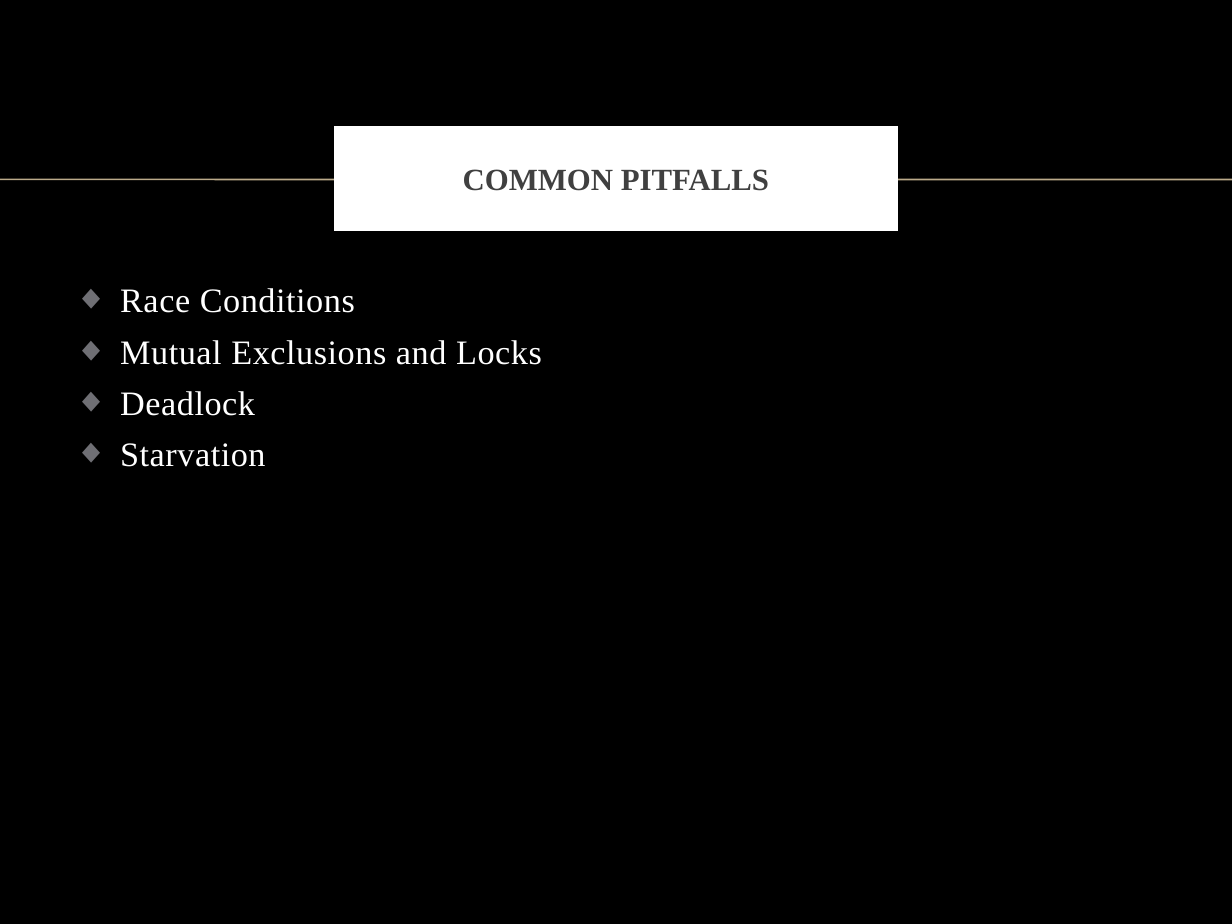
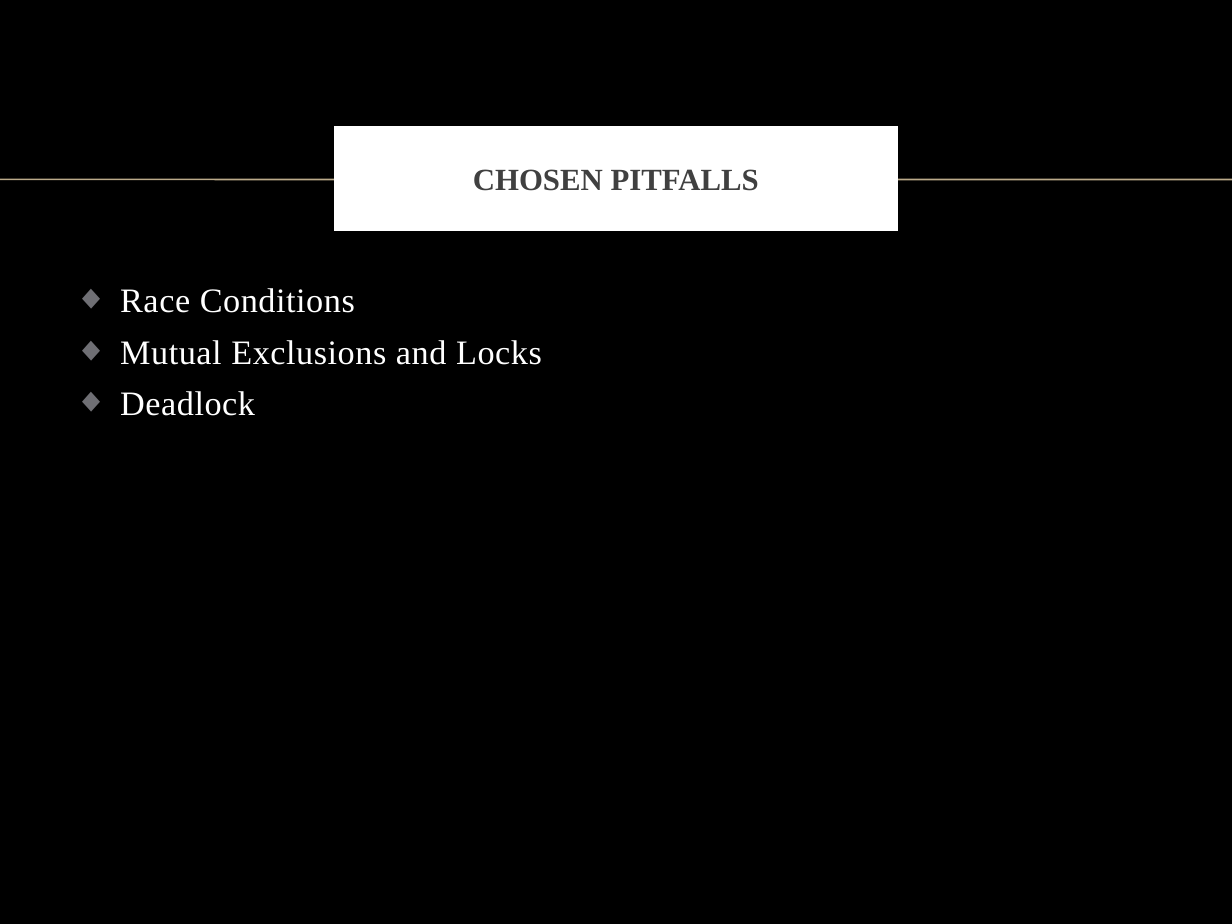
Before and after one commit to vong-srey/Paravantage, a slide deck: slide 7 of Presentation.pptx (slide 4 before the commit). Drawn at 1232x924 pixels with LibreOffice and Linux fonts; fonts in the diff are those of the drawing; background and template pictures are left out. Boxes give left, top, right and bottom in pixels: in the first picture for what was removed or moved away, otherwise in the second. Text is boxed around its words. In the diff, an @@ line names an element or a change of style, - is before the commit and + after.

Commit message:
modified presentation slide

```diff
--- a/Presentation.pptx
+++ b/Presentation.pptx
@@ title at box(473, 169, 759, 191): text changed @@
-COMMON PITFALLS
+CHOSEN PITFALLS
@@ text at box(120, 443, 265, 467): paragraph removed @@
-◆ Starvation
```
Also in this commit, not shown: 9 slides added.
